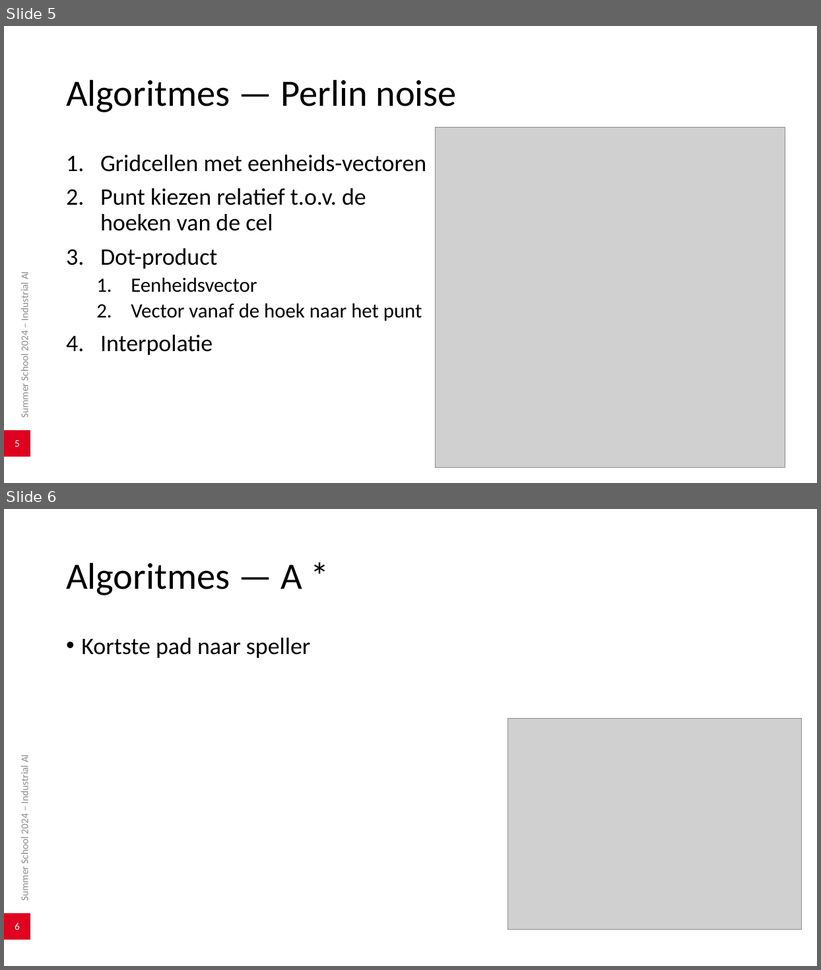
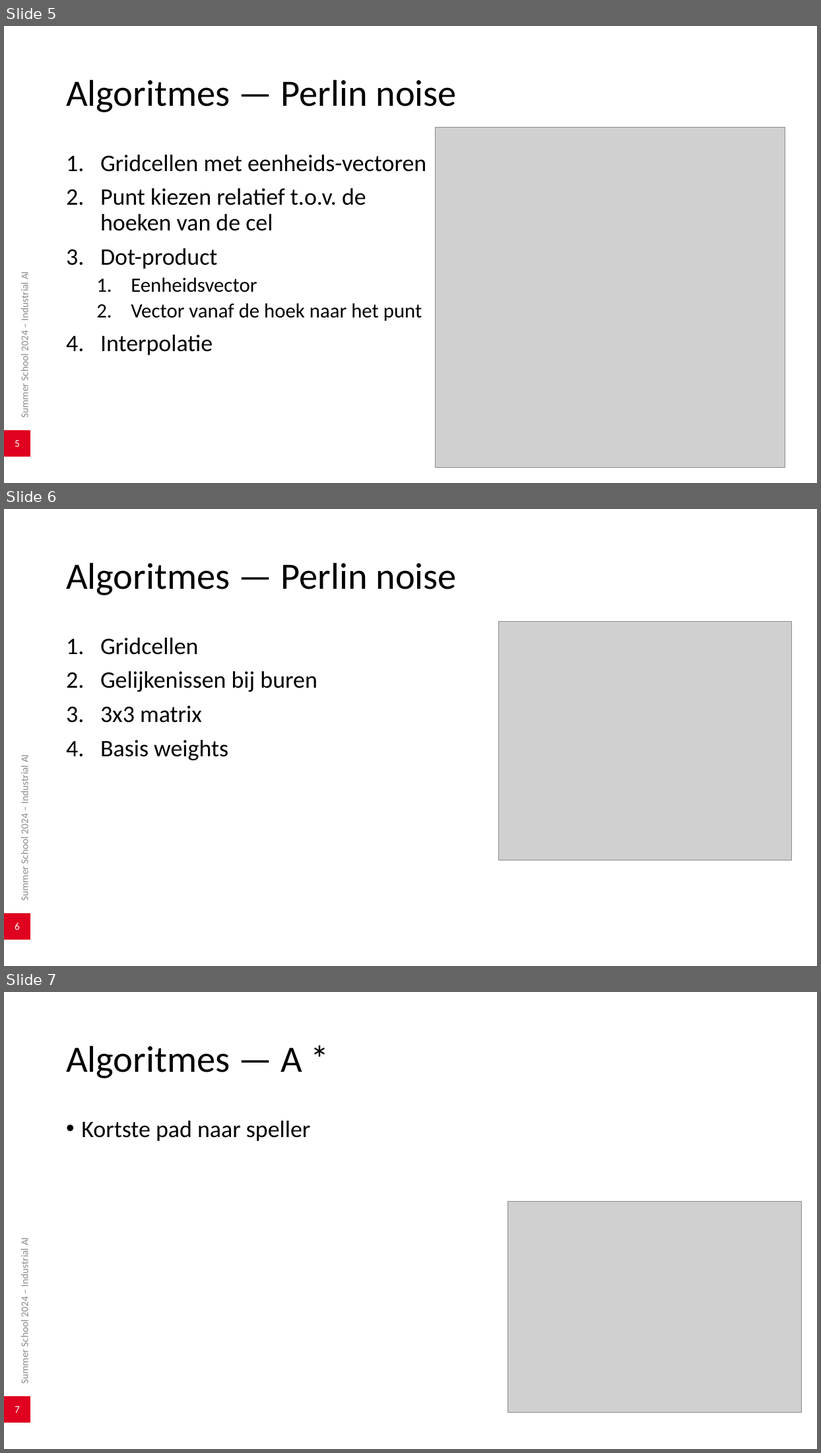
Before and after one commit to SimonStnn/ai-programming-project-2024, a slide deck: docs/presentation.pptx. Shown one above the other, each under a label of ours: slides 5 and 6 before the commit, slides 5, 6 and 7 after it. The pictures are 821x970 and 821x1453 pixels, drawn with LibreOffice and Linux fonts; fonts in the diff are those of the drawing; grey boxes stand for pictures; background and template pictures are left out. Boxes give left, top, right and bottom in pixels: in the first picture for what was removed or moved away, otherwise in the second. Text is boxed around its words. In the diff, an @@ line names an element or a change of style, - is before the commit and + after.

Commit message:
Update presentation

```diff
--- a/docs/presentation.pptx
+++ b/docs/presentation.pptx
@@ slide 6 added at [4, 509, 817, 966], background #FFFFFF; not listed: 2 template elements that a slide beside it also shows @@
@@ title added at [66, 562, 456, 595], 44 pt, text #000000 @@
+Algoritmes — Perlin noise
@@ picture added at [499, 622, 792, 861] @@
@@ text added at [100, 638, 317, 760], 28 pt, text #000000 @@
+1. Gridcellen
+2. Gelijkenissen bij buren
+3. 3x3 matrix
+4. Basis weights
@@ what was slide 6 is now slide 7 @@
@@ page number at [15, 1406, 20, 1413]: text changed @@
-6
+7
```
